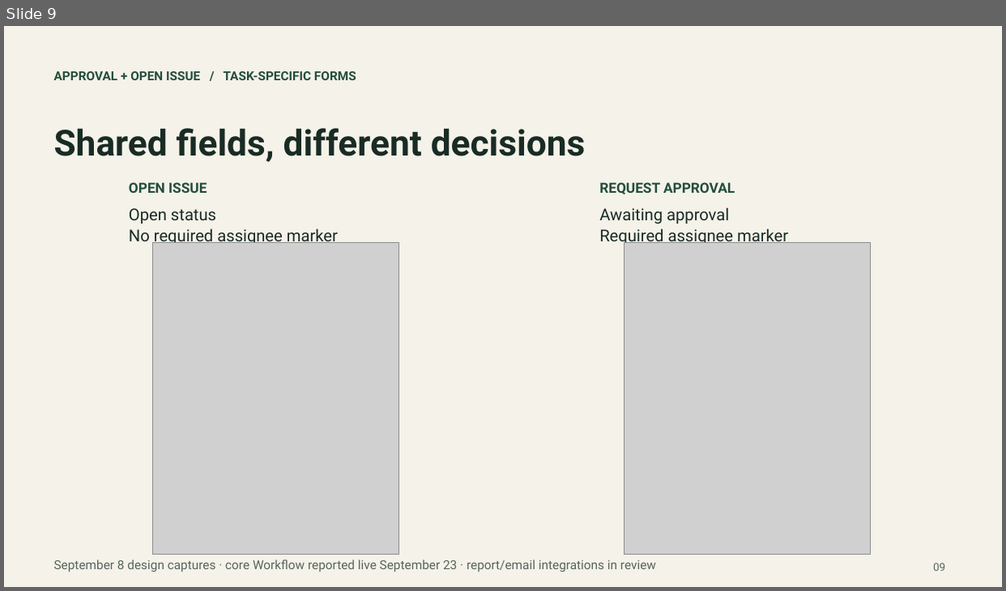
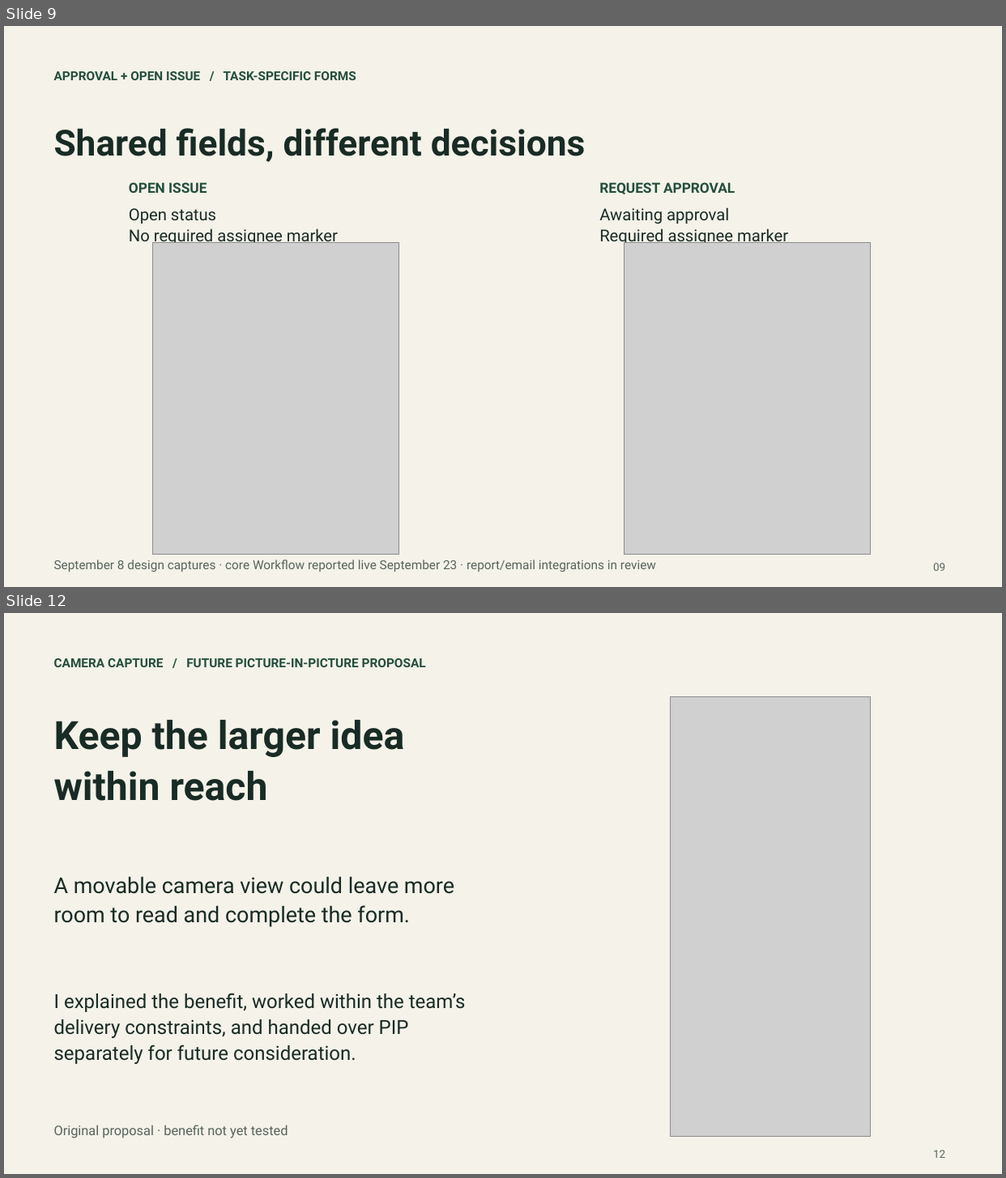
Before and after one commit to JonathanKHobson/portfolio, a slide deck: downloads/design/kyle-hobson-design-deck.pptx. Shown one above the other, each under a label of ours: slide 9 before the commit, slides 9 and 12 after it; the slides between them are not shown. The pictures are 1006x591 and 1006x1178 pixels, drawn with LibreOffice and Linux fonts; fonts in the diff are those of the drawing; grey boxes stand for pictures. Boxes give left, top, right and bottom in pixels: in the first picture for what was removed or moved away, otherwise in the second. Text is boxed around its words. In the diff, an @@ line names an element or a change of style, - is before the commit and + after.

Commit message:
Show original evidence and visual sequences in Design cases

```diff
--- a/downloads/design/kyle-hobson-design-deck.pptx
+++ b/downloads/design/kyle-hobson-design-deck.pptx
@@ slide 12 added at [4, 613, 1002, 1174], background #F4F2E9 @@
@@ text added at [54, 658, 426, 667], 12 pt, text #244D3C, bold @@
+CAMERA CAPTURE / FUTURE PICTURE-IN-PICTURE PROPOSAL
@@ picture added at [671, 697, 870, 1137] @@
@@ text added at [54, 720, 405, 801], 37.5 pt, text #192B25, bold @@
+Keep the larger idea
+within reach
@@ text added at [54, 876, 454, 927], 21 pt, text #192B25 @@
+A movable camera view could leave more room to read and complete the form.
@@ text added at [54, 993, 466, 1064], 18.8 pt, text #192B25 @@
+I explained the benefit, worked within the team’s delivery constraints, and handed over PIP separately for future consideration.
@@ text added at [54, 1125, 288, 1139], 12.8 pt, text #58645D @@
+Original proposal · benefit not yet tested
@@ text added at [933, 1150, 945, 1158], 10.5 pt, text #58645D @@
+12
```
Also in this commit, not shown: 3 slides changed, 2 other slides added, 1 slide removed, 46 other files.
